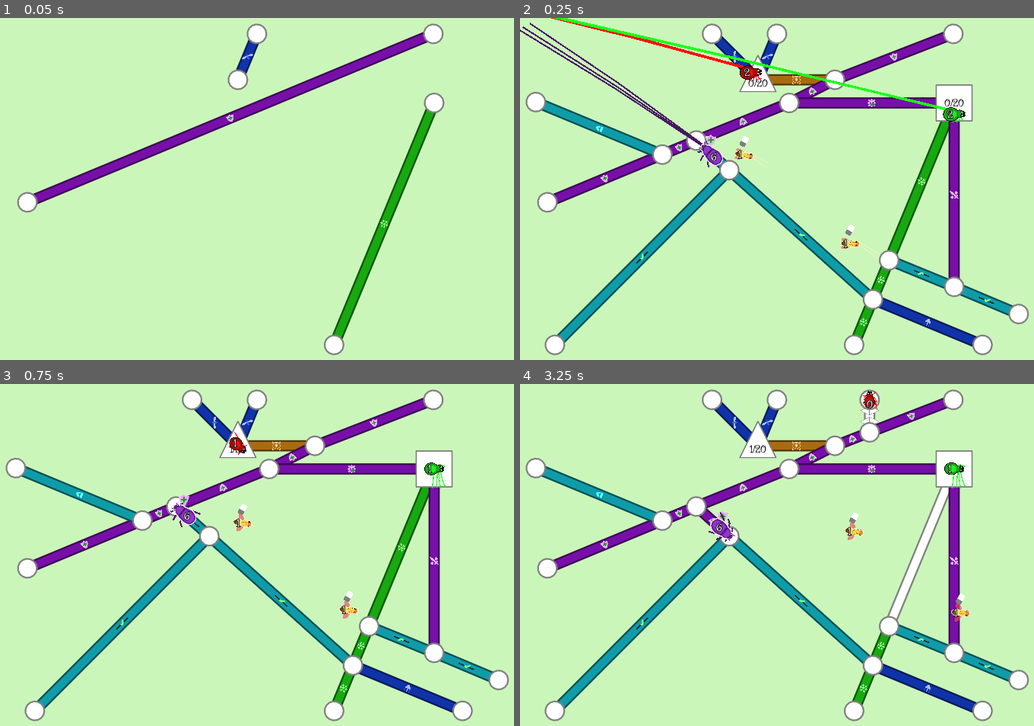
Above: before the commit, frames 1-4 (two rows, left to right).
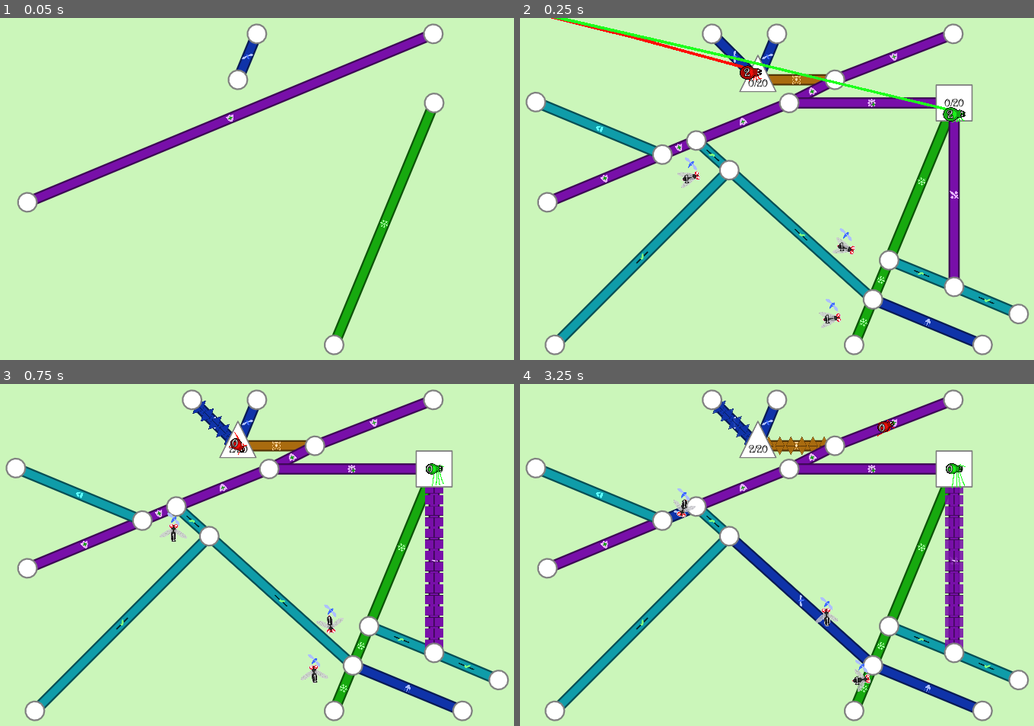
Above: after the commit, the same moments.

Repository: Pandaqi/Windowsilk
Game: Godot game, scene res://Main.tscn
Same seed, same stepped clock (60 frames per second), same inputs: the game is played once before the commit and once after it.
Inputs:
- Up to frame 1 (0.05 s): no input
- Up to frame 2 (0.25 s): no input
- Up to frame 3 (0.75 s): tap Enter at 0.5 s; hold Right from 0.53 s (still down); tap T at 0.6 s
- Up to frame 4 (3.25 s): tap Space at 0.77, 1.07, 1.52, 1.82, 3.02 s; release Right at 1.28 s; hold Down 1.28-2.03 s; tap K at 1.35 s; hold Right 2.03-2.78 s; tap J at 2.1 s; hold Up (ui_up) from 2.78 s (still down); tap H at 2.85 s

Frame 1 is identical in both runs. In frame 2, 1.4% of the frame differs, in the area x 0-70%, y 1-91%; in frame 3, 2.2%; in frame 4, 5.0%, in the area x 28-88%, y 1-90%.

Commit message:
Started with the switch towards much better gameplay

Diff:
--- a/scenes/entity.tscn
+++ b/scenes/entity.tscn
@@ -36,9 +36,13 @@
 [ext_resource path="res://scripts/player_modules/tracker_switcher.gd" type="Script" id=34]
 [ext_resource path="res://scripts/specialty_modules/module_poison.gd" type="Script" id=35]
 [ext_resource path="res://scripts/player_modules/module_wings.gd" type="Script" id=36]
+[ext_resource path="res://scripts/entity_modules/module_generalarea.gd" type="Script" id=37]
 
 [sub_resource type="CircleShape2D" id=2]
 radius = 13.8734
+
+[sub_resource type="CircleShape2D" id=9]
+radius = 102.736
 
 [sub_resource type="Animation" id=5]
 length = 0.001
@@ -97,6 +101,12 @@
 [node name="CollisionShape2D" type="CollisionShape2D" parent="."]
 shape = SubResource( 2 )
 
+[node name="GeneralArea" type="Area2D" parent="."]
+script = ExtResource( 37 )
+
+[node name="CollisionShape2D" type="CollisionShape2D" parent="GeneralArea"]
+shape = SubResource( 9 )
+
 [node name="Status" type="Node2D" parent="."]
 script = ExtResource( 6 )
 
@@ -202,6 +212,8 @@
 
 [node name="SilkReader" type="Node2D" parent="."]
 script = ExtResource( 21 )
+
+[node name="StuckTimer" type="Timer" parent="SilkReader"]
 
 [node name="Specialties" type="Node2D" parent="."]
 script = ExtResource( 27 )
@@ -289,20 +301,22 @@
 "_edit_use_anchors_": false
 }
 
+[connection signal="body_entered" from="GeneralArea" to="GeneralArea" method="_on_GeneralArea_body_entered"]
+[connection signal="body_exited" from="GeneralArea" to="GeneralArea" method="_on_GeneralArea_body_exited"]
+[connection signal="on_death" from="Status" to="Collector" method="_on_Status_on_death"]
+[connection signal="on_death" from="Status" to="SilkReader" method="_on_Status_on_death"]
+[connection signal="on_death" from="Status" to="Specialties" method="_on_Status_on_death"]
 [connection signal="on_death" from="Status" to="Trail" method="_on_Status_on_death"]
-[connection signal="on_death" from="Status" to="Specialties" method="_on_Status_on_death"]
+[connection signal="on_death" from="Status" to="Input" method="_on_Status_on_death"]
+[connection signal="on_death" from="Status" to="Mover" method="_on_Status_on_death"]
 [connection signal="on_death" from="Status" to="Movement" method="_on_Status_on_death"]
-[connection signal="on_death" from="Status" to="Input" method="_on_Status_on_death"]
-[connection signal="on_death" from="Status" to="SilkReader" method="_on_Status_on_death"]
-[connection signal="on_death" from="Status" to="Mover" method="_on_Status_on_death"]
-[connection signal="on_death" from="Status" to="Collector" method="_on_Status_on_death"]
 [connection signal="on_revive" from="Respawner" to="Status" method="_on_Respawner_on_revive"]
-[connection signal="on_revive" from="Respawner" to="Movement" method="_on_Respawner_on_revive"]
+[connection signal="on_revive" from="Respawner" to="Collector" method="_on_Respawner_on_revive"]
+[connection signal="on_revive" from="Respawner" to="SilkReader" method="_on_Respawner_on_revive"]
 [connection signal="on_revive" from="Respawner" to="Tracker" method="_on_Respawner_on_revive"]
 [connection signal="on_revive" from="Respawner" to="Input" method="_on_Respawner_on_revive"]
-[connection signal="on_revive" from="Respawner" to="SilkReader" method="_on_Respawner_on_revive"]
 [connection signal="on_revive" from="Respawner" to="Mover" method="_on_Respawner_on_revive"]
-[connection signal="on_revive" from="Respawner" to="Collector" method="_on_Respawner_on_revive"]
+[connection signal="on_revive" from="Respawner" to="Movement" method="_on_Respawner_on_revive"]
 [connection signal="timeout" from="Respawner/Timer" to="Respawner" method="_on_Timer_timeout"]
 [connection signal="on_move_completed" from="Mover" to="Specialties" method="_on_Mover_on_move_completed"]
 [connection signal="on_move_completed" from="Mover" to="Movement/Stamina" method="_on_Mover_on_move_completed"]
@@ -319,19 +333,20 @@
 [connection signal="on_instant_jump" from="Movement/FakeJumper" to="Jumper" method="_on_Jumper_on_instant_jump"]
 [connection signal="timeout" from="Movement/FakeJumper/Timer" to="Movement/FakeJumper" method="_on_Timer_timeout"]
 [connection signal="timeout" from="Movement/FlyMovement/Timer" to="Movement/FlyMovement" method="_on_Timer_timeout"]
+[connection signal="arrived_on_edge" from="Tracker" to="SilkReader" method="_on_Tracker_arrived_on_edge"]
+[connection signal="arrived_on_edge" from="Tracker" to="Specialties" method="_on_Tracker_arrived_on_edge"]
 [connection signal="arrived_on_edge" from="Tracker" to="Trail" method="_on_Tracker_arrived_on_edge"]
-[connection signal="arrived_on_edge" from="Tracker" to="Specialties" method="_on_Tracker_arrived_on_edge"]
+[connection signal="arrived_on_edge" from="Tracker" to="Mover" method="_on_Tracker_arrived_on_edge"]
 [connection signal="arrived_on_edge" from="Tracker" to="Movement" method="_on_Tracker_arrived_on_edge"]
-[connection signal="arrived_on_edge" from="Tracker" to="SilkReader" method="_on_Tracker_arrived_on_edge"]
-[connection signal="arrived_on_edge" from="Tracker" to="Mover" method="_on_Tracker_arrived_on_edge"]
+[connection signal="arrived_on_point" from="Tracker" to="SilkReader" method="_on_Tracker_arrived_on_point"]
 [connection signal="arrived_on_point" from="Tracker" to="Trail" method="_on_Tracker_arrived_on_point"]
+[connection signal="arrived_on_point" from="Tracker" to="Mover" method="_on_Tracker_arrived_on_point"]
 [connection signal="arrived_on_point" from="Tracker" to="Movement" method="_on_Tracker_arrived_on_point"]
-[connection signal="arrived_on_point" from="Tracker" to="SilkReader" method="_on_Tracker_arrived_on_point"]
-[connection signal="arrived_on_point" from="Tracker" to="Mover" method="_on_Tracker_arrived_on_point"]
 [connection signal="body_entered" from="Tracker/FlyTracker/Area2D" to="Tracker/FlyTracker" method="_on_Area2D_body_entered"]
 [connection signal="body_exited" from="Tracker/FlyTracker/Area2D" to="Tracker/FlyTracker" method="_on_Area2D_body_exited"]
 [connection signal="timeout" from="Tracker/Switcher/Timer" to="Tracker/Switcher" method="_on_Timer_timeout"]
 [connection signal="timeout" from="Trail/Timer" to="Trail" method="_on_Timer_timeout"]
+[connection signal="timeout" from="SilkReader/StuckTimer" to="SilkReader" method="_on_StuckTimer_timeout"]
 [connection signal="timeout" from="Specialties/Timer" to="Specialties" method="_on_Timer_timeout"]
 [connection signal="timeout" from="Specialties/Modules/Doubler/Timer" to="Specialties/Modules/Doubler" method="_on_Timer_timeout"]
 [connection signal="timeout" from="Specialties/Modules/Poison/Timer" to="Specialties/Modules/Poison" method="_on_Timer_timeout"]
--- a/scripts/edge_modules/module_drawer.gd
+++ b/scripts/edge_modules/module_drawer.gd
@@ -71,6 +71,9 @@
 	pattern_sprites = [[],[]]
 
 func set_pattern(num):
+	var already_has_pattern = (pattern_sprites[0].size() > 0)
+	if already_has_pattern: return
+
 	# TO DO: set some icon? Update a shader to show a repeated version of an icon?
 	pattern = num
 
--- a/scripts/edge_modules/module_owner.gd
+++ b/scripts/edge_modules/module_owner.gd
@@ -1,25 +1,34 @@
 extends Node2D
 
-const OWNER_FADE_TIME : float = 20.0
-
 var boss = null
+var total_wait_time : float = 20.0
 
 onready var body = get_parent()
 onready var timer = $Timer
 
-func set_to(b):
+func set_to_specific_time(tm):
+	if not boss: return
+	if tm <= 0.0: return
+
+	timer.wait_time = tm
+	timer.start()
+
+func set_to(b, short = true):
 	if not b: return
 
 	boss = b
 
 	body.m.drawer.set_pattern(boss.m.status.team_num)
-	start_timer()
+	start_timer(short)
 
 func get_it():
 	return boss
 
 func has_one():
 	return (boss != null)
+
+func is_safe_for(node):
+	return node.m.status.team_num == boss.m.status.team_num
 
 func reset():
 	boss = null
@@ -39,11 +48,17 @@
 func _physics_process(dt):
 	body.m.drawer.fade_icons(get_fade_ratio())
 
+func get_time_left():
+	return timer.time_left
+
 func get_fade_ratio():
-	return timer.time_left / OWNER_FADE_TIME
+	return get_time_left() / total_wait_time
 
-func start_timer():
-	timer.wait_time = OWNER_FADE_TIME
+func start_timer(short):
+	total_wait_time = GlobalDict.cfg.short_owner_fade_time
+	if not short: total_wait_time = GlobalDict.cfg.long_owner_fade_time
+
+	timer.wait_time = total_wait_time
 	timer.start()
 
 func _on_Timer_timeout():
--- a/scripts/entities.gd
+++ b/scripts/entities.gd
@@ -25,7 +25,7 @@
 
 	# DEBUGGING
 	#available_types = ['fly', 'wasp', 'gnat', 'butterfly', 'bee', 'moth', 'mosquito', 'hornet']
-	#available_types = ['fly']
+	available_types = ['fly']
 	#return
 
 	precalculate_probabilities()
--- a/scripts/entity_modules/module_fly_movement.gd
+++ b/scripts/entity_modules/module_fly_movement.gd
@@ -15,7 +15,20 @@
 
 func module_update(dt):
 	check_area()
+	check_general_area()
 	movement_handler.emit_signal("move_vec", vec, dt)
+
+func get_vec_towards_center():
+	var pos = body.position
+	var center = 0.5*Vector2(1920,1080)
+	var vec_to_center = (center - pos).normalized()
+	var rand_vec = vec_to_center.rotated((randf()-0.5)*0.5*PI)
+	return rand_vec
+
+func check_general_area():
+	if not body.m.generalarea.out_of_bounds(): return
+
+	vec = get_vec_towards_center()
 
 func get_entities_near():
 	var bodies = area.get_overlapping_bodies()
--- a/scripts/entity_modules/module_fly_mover.gd
+++ b/scripts/entity_modules/module_fly_mover.gd
@@ -2,9 +2,11 @@
 
 onready var mover_handler = get_parent()
 onready var body = mover_handler.get_parent()
+
 onready var web = get_node("/root/Main/Web")
 
 const TURN_SPEED : float = 8.0
+const BOUND_KNOCKBACK_FORCE : float = 20.0
 
 var vec : Vector2 = Vector2.ZERO
 var speed
@@ -25,10 +27,11 @@
 	var final_vec = forward_vec.slerp(vec.normalized(), TURN_SPEED * dt)
 	var final_move_speed = mover_handler.get_final_speed()
 
-	# NOTE: Check acute dangers (such as "out of bounds") first, to make sure they are always obliged
-	var projected_end_pos = body.position + final_vec * final_move_speed * dt
-	if web.is_out_of_bounds(projected_end_pos):
-		vec *= -1
+	var projected_pos = body.position + final_vec*final_move_speed*dt
+	if web.is_out_of_bounds(projected_pos):
+		print("Feedback; Stay on screen please!")
+		body.set_rotation((-final_vec).angle())
+		body.m.knockback.apply(-final_vec*BOUND_KNOCKBACK_FORCE)
 		return
 
 	var res = body.m.specialties.forbidden_due_to_one_way(final_vec)
--- /dev/null
+++ b/scripts/entity_modules/module_generalarea.gd
@@ -0,0 +1,12 @@
+extends Area2D
+
+var num_overlapping_bounds = 0
+
+func out_of_bounds():
+	return (num_overlapping_bounds > 0)
+
+func _on_GeneralArea_body_entered(body):
+	if body.is_in_group("Bounds"): num_overlapping_bounds += 1
+
+func _on_GeneralArea_body_exited(body):
+	if body.is_in_group("Bounds"): num_overlapping_bounds -= 1
--- a/scripts/entity_modules/module_silkreader.gd
+++ b/scripts/entity_modules/module_silkreader.gd
@@ -6,11 +6,16 @@
 
 onready var body = get_parent()
 
+const STUCK_CHECK_INTERVAL : float = 1.5
+onready var stuck_timer = $StuckTimer
+
 func disable():
 	active = false
+	stuck_timer.stop()
 
 func enable():
 	active = true
+	stuck_timer.start()
 
 func reset_silk_type():
 	cur_silk_type = null
@@ -32,3 +37,18 @@
 
 func _on_Respawner_on_revive():
 	enable()
+
+func check_if_were_stuck(edge = null):
+	if not edge: edge = cur_edge
+
+	if not edge or not is_instance_valid(edge): return
+	if not edge.m.boss.has_one(): return
+	if edge.m.boss.is_safe_for(body): return
+
+	var prob = 1.0 - body.m.points.count() / 9.0
+	if randf() > prob: return
+
+	body.m.status.incapacitate()
+
+func _on_StuckTimer_timeout():
+	check_if_were_stuck()
--- a/scripts/entity_modules/module_trail.gd
+++ b/scripts/entity_modules/module_trail.gd
@@ -36,8 +36,12 @@
 	var temp_type = type
 	if body.m.specialties.erase_silk_types():
 		temp_type = "regular"
+
+	if GlobalDict.cfg.players_leave_trail and body.m.status.is_player():
+		last_known_edge.m.boss.set_to(body)
+		return
+
 	if temp_type == "": return
-
 	last_known_edge.m.type.set_to(temp_type)
 
 	disable_painting()
--- a/scripts/globals/global_dict.gd
+++ b/scripts/globals/global_dict.gd
@@ -9,7 +9,7 @@
 	'objective_uses_home_base': true,
 
 	'respawn_on_death': true,
-	'point_reset_val': 1, # used on respawn AND draining points at storage
+	'point_reset_val': 0, # used on respawn AND draining points at storage
 
 	'debug_terrain_types': true,
 	'line_thickness': 30,
@@ -18,6 +18,11 @@
 
 	'point_difference_eating_players': 0,
 	'point_difference_holds_for_all': true,
+
+	'players_leave_trail': true,
+	'short_owner_fade_time': 20.0,
+	'long_owner_fade_time': 300.0,
+	'owned_silk_catches_any_bug': true,
 
 	'allow_eating_small_players': false,
 	'bigger_entities_move_slower': true,
--- a/scripts/player_modules/fly_tracker.gd
+++ b/scripts/player_modules/fly_tracker.gd
@@ -41,8 +41,7 @@
 	body.m.trail.paint_specific_edge(cur_edge)
 
 func handle_getting_stuck():
-	if not cur_edge.m.boss.has_one(): return
-	body.m.status.incapacitate()
+	body.m.silkreader.check_if_were_stuck(cur_edge)
 
 func arrived_on_point(p):
 	cur_point = p
--- a/scripts/player_modules/module_jumper.gd
+++ b/scripts/player_modules/module_jumper.gd
@@ -4,7 +4,7 @@
 const JUMP_SCALE : float = 1.3
 const FLY_JUMP_DIST : float = 80.0
 
-const DIST_PER_POINT : float = 150.0
+const DIST_PER_POINT : float = 185.0
 
 var active : bool = false
 var input_disabled : bool = false
@@ -174,7 +174,7 @@
 		return
 
 	if res.new_edge:
-		res.new_edge.m.boss.set_to(body)
+		res.new_edge.m.boss.set_to(body, false)
 		res.new_edge.m.type.set_to('regular')
 
 	jump_data.target_pos = res.to.pos
--- a/scripts/player_modules/module_mover.gd
+++ b/scripts/player_modules/module_mover.gd
@@ -1,6 +1,7 @@
 extends Node2D
 
 const DELAY_AT_POINT : float = 0.1
+const BOUNDS_CHECK_MARGIN : float = 5.0
 
 onready var mover_handler = get_parent()
 onready var body = mover_handler.get_parent()
@@ -11,6 +12,8 @@
 
 var cur_vec : Vector2 = Vector2.ZERO
 var desired_vec : Vector2 = Vector2.ZERO
+
+onready var web = get_node("/root/Main/Web")
 
 func _on_Input_move_vec(vec, dt):
 	desired_vec = vec
@@ -27,6 +30,9 @@
 
 	var new_pos = body.position
 	mover_handler.emit_signal("on_move_completed", (new_pos - cur_pos))
+
+	if web.is_out_of_bounds(body.position, BOUNDS_CHECK_MARGIN):
+		body.m.status.die()
 
 func move_along_web(vec, dt):
 	if vec.length() <= 0.03:
--- a/scripts/web.gd
+++ b/scripts/web.gd
@@ -58,8 +58,8 @@
 
 	return start + width*Vector2(randf(), randf())
 
-func is_out_of_bounds(pos):
-	return pos.x < corners[0].x or pos.y < corners[0].y or pos.x >= corners[2].x or pos.y >= corners[2].y
+func is_out_of_bounds(pos, margin = 0):
+	return pos.x < (corners[0].x - margin) or pos.y < (corners[0].y - margin) or pos.x >= (corners[2].x + margin) or pos.y >= (corners[2].y + margin)
 
 func get_random_vector():
 	var num_angles = 16
--- a/scripts/web_modules/module_edges.gd
+++ b/scripts/web_modules/module_edges.gd
@@ -298,7 +298,10 @@
 	edgeB.m.type.set_to(data_to_transfer.type)
 
 	edgeA.m.boss.set_to(data_to_transfer.boss)
+	edgeA.m.boss.set_to_specific_time(data_to_transfer.boss_time_left)
+
 	edgeB.m.boss.set_to(data_to_transfer.boss)
+	edgeB.m.boss.set_to_specific_time(data_to_transfer.boss_time_left)
 
 	for e in data_to_transfer.entities:
 		var vec_to_split_point = (e.position - new_point.position).normalized()
@@ -377,6 +380,7 @@
 
 	var type = edge.m.type.get_it()
 	var boss = edge.m.boss.get_it()
+	var boss_time_left = edge.m.boss.get_time_left()
 	var entities = edge.m.entities.get_them()
 	if not keep_entities_alive:
 		for entity in entities:
@@ -387,7 +391,8 @@
 	return {
 		'entities': entities,
 		'type': type,
-		'boss': boss
+		'boss': boss,
+		'boss_time_left': boss_time_left
 	}
 
 func create_between(a, b):
Not shown: 1 places in scenes/entity.tscn that only renumber resources
Not shown, changed: non_game/[Idea] Game Off (2021).docx
